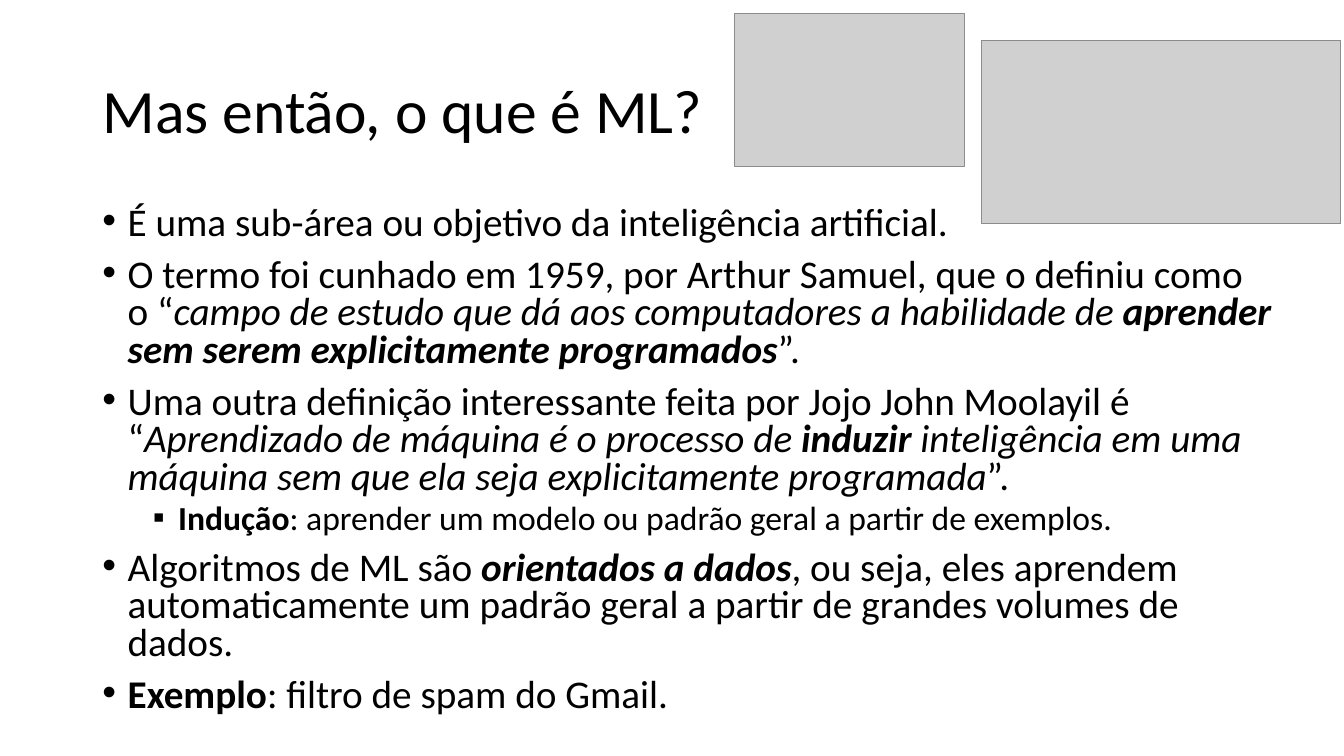
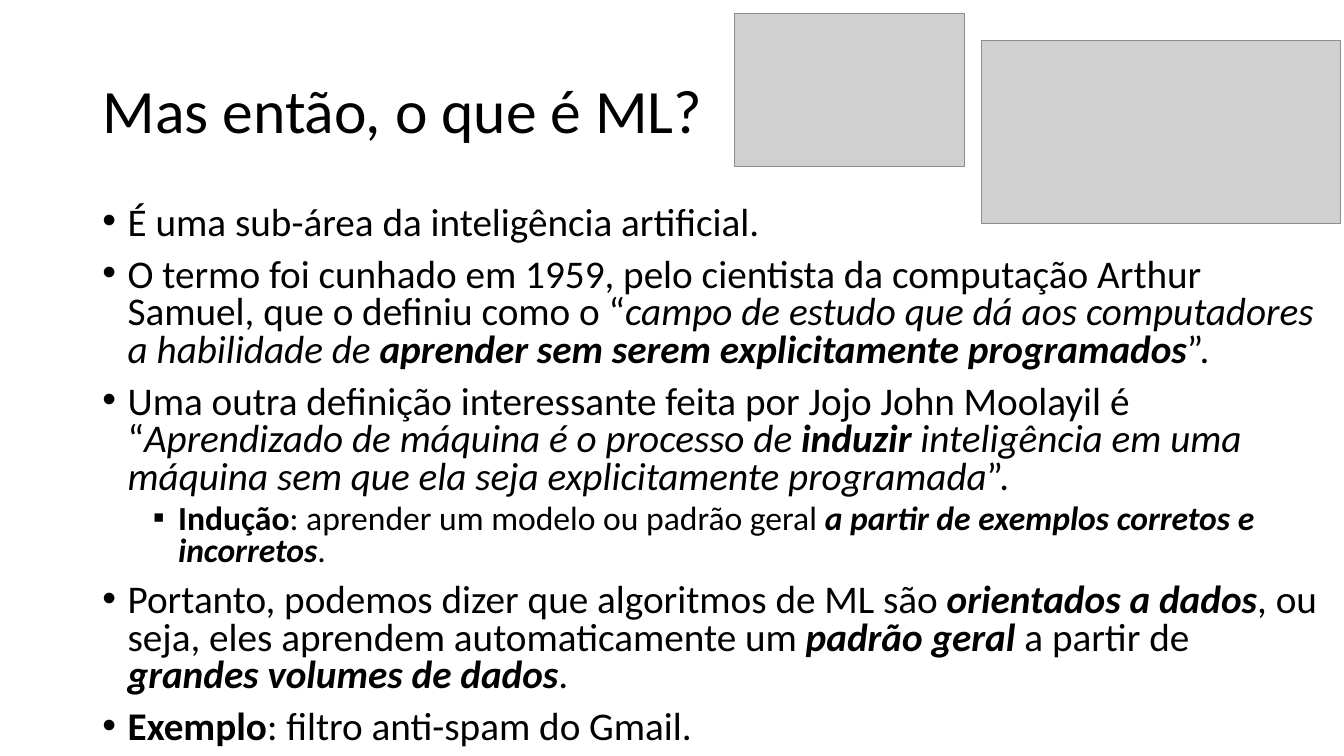
Before and after one commit to zz4fap/t319_aprendizado_de_maquina, a slide deck: slide 10 of slides/T319_Introdução.pptx (slide 11 before the commit). Drawn at 1344x756 pixels with LibreOffice and Linux fonts; fonts in the diff are those of the drawing; grey boxes stand for pictures. Boxes give left, top, right and bottom in pixels: in the first picture for what was removed or moved away, otherwise in the second. Text is boxed around its words. In the diff, an @@ line names an element or a change of style, - is before the commit and + after.

```diff
--- a/slides/T319_Introdução.pptx
+++ b/slides/T319_Introdução.pptx
@@ text at (128, 203, 1314, 370): text changed @@
-• É uma sub-área ou objetivo da inteligência artificial.
-• O termo foi cunhado em 1959, por Arthur Samuel, que o definiu como o “campo de estudo que dá aos computadores a habilidade de aprender sem serem explicitamente programados”.
+• É uma sub-área da inteligência artificial.
+• O termo foi cunhado em 1959, pelo cientista da computação Arthur Samuel, que o definiu como o “campo de estudo que dá aos computadores a habilidade de aprender sem serem explicitamente programados”.
@@ text at (128, 506, 1317, 747): text changed @@
-  ▪ Indução: aprender um modelo ou padrão geral a partir de exemplos.
-• Algoritmos de ML são orientados a dados, ou seja, eles aprendem automaticamente um padrão geral a partir de grandes volumes de dados.
-• Exemplo: filtro de spam do Gmail.
+  ▪ Indução: aprender um modelo ou padrão geral a partir de exemplos corretos e incorretos.
+• Portanto, podemos dizer que algoritmos de ML são orientados a dados, ou seja, eles aprendem automaticamente um padrão geral a partir de grandes volumes de dados.
+• Exemplo: filtro anti-spam do Gmail.
```
Also in this commit, not shown: 21 other slides changed, 1 slide added, 3 slides removed, 6 other files.
